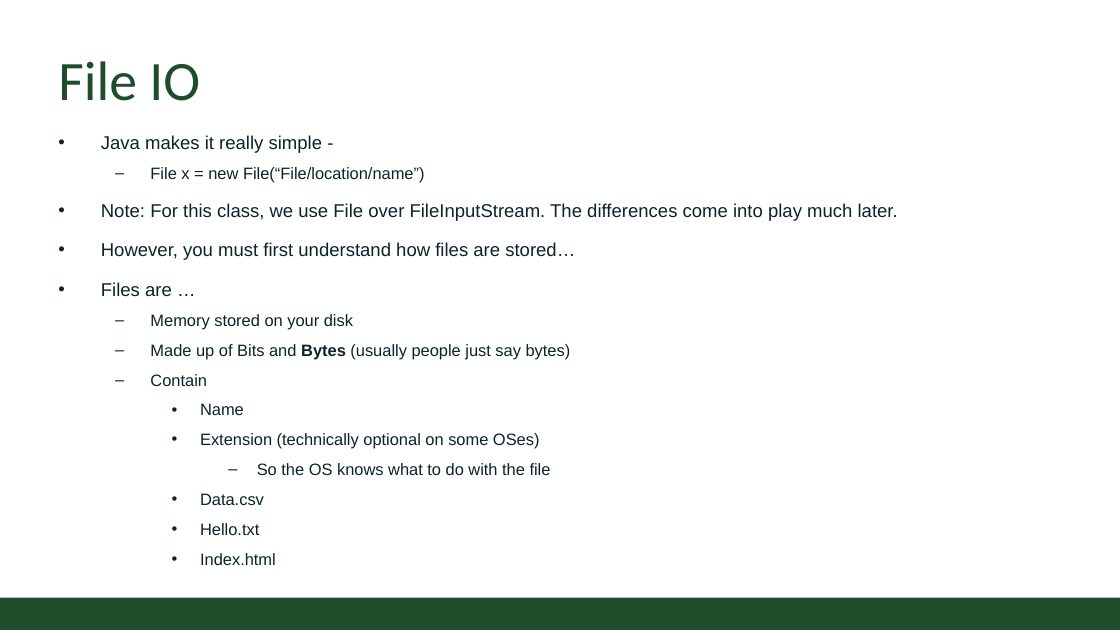
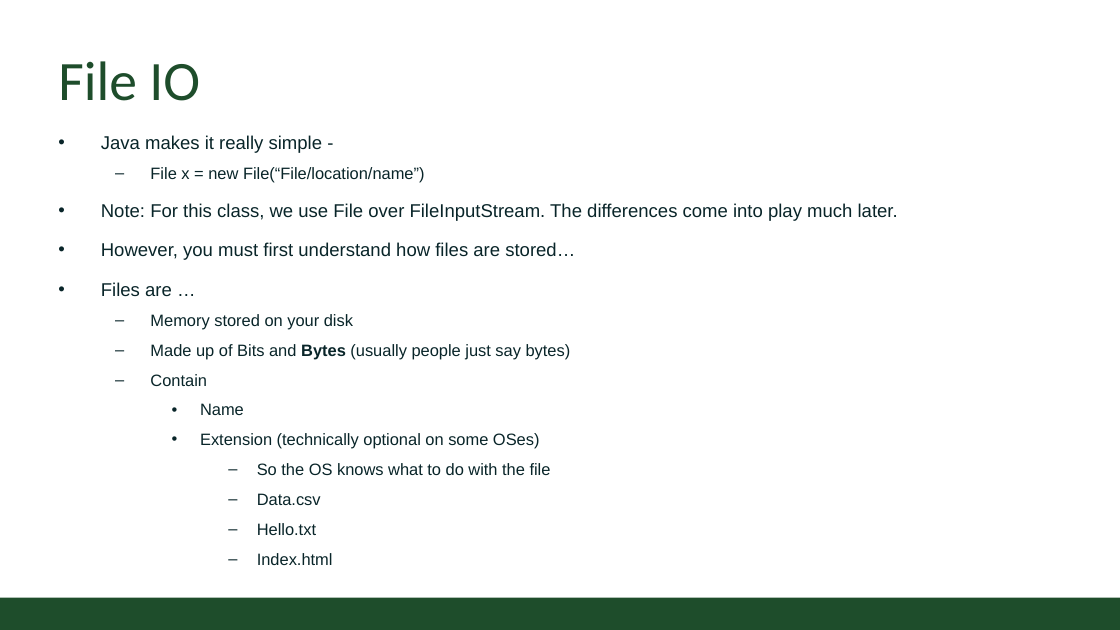
Before and after one commit to CSU-CompSci-CS163-4/Handouts, a slide deck: slide 4 of slides/On-Campus/07_02_FileInput.pptx (slide 2 before the commit). Drawn at 1120x630 pixels with LibreOffice and Linux fonts; fonts in the diff are those of the drawing; background and template pictures are left out. Boxes give left, top, right and bottom in pixels: in the first picture for what was removed or moved away, otherwise in the second. Text is boxed around its words. In the diff, an @@ line names an element or a change of style, - is before the commit and + after.

```diff
--- a/slides/On-Campus/07_02_FileInput.pptx
+++ b/slides/On-Campus/07_02_FileInput.pptx
@@ text at (x1=257, y1=493, x2=333, y2=565): bullet • to –; list level 3 to 4 in "Data.csv"; list level 3 to 4 in "Hello.txt"; list level 3 to 4 in "Index.html" @@
```
Also in this commit, not shown: 1 other slide changed, 3 slides added.
